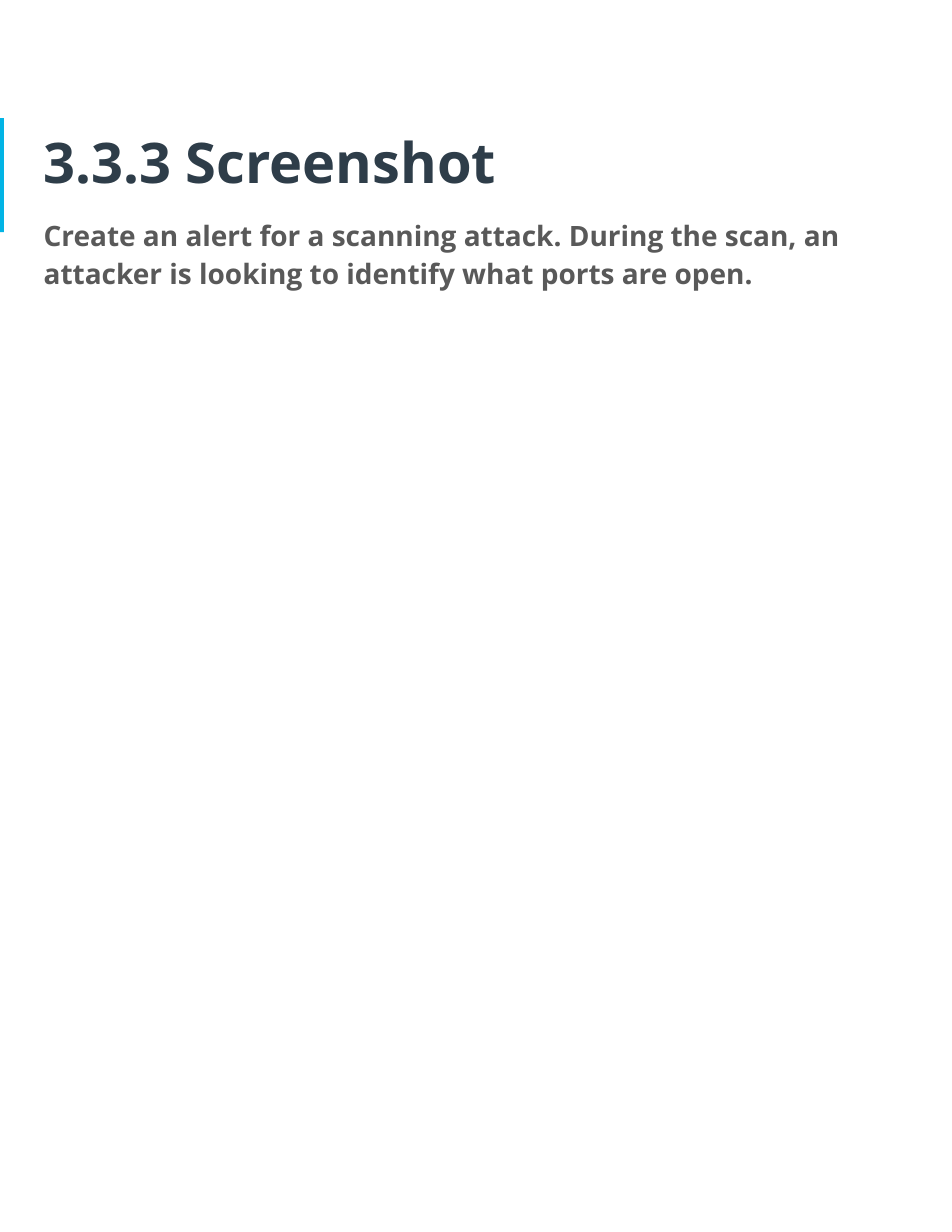
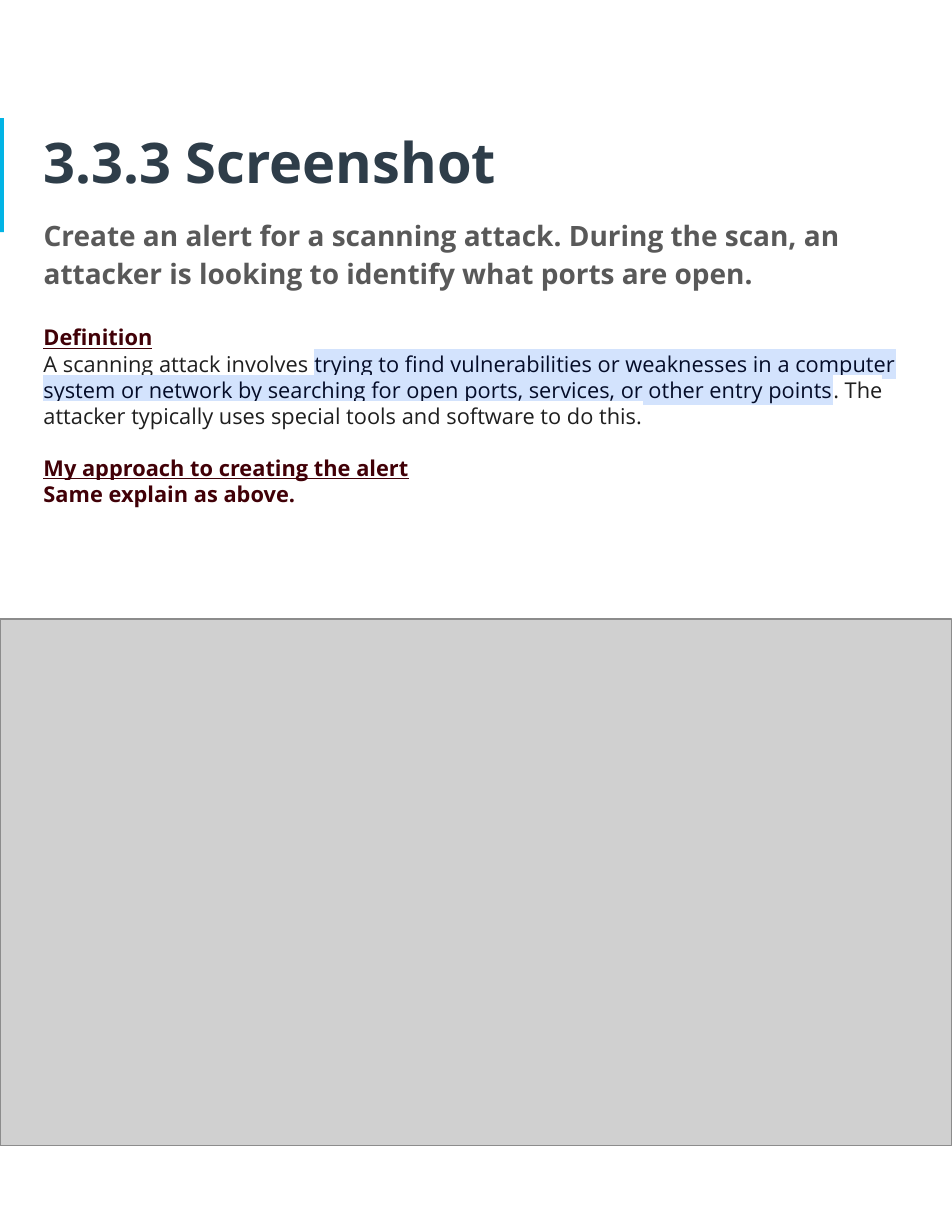
Before and after one commit to osman-software-engineer/enterprise-perimeter-and-network-security, a slide deck: slide 31 of phase-1/CyberSecurity Implementation Plan.pptx. Drawn at 952x1232 pixels with LibreOffice and Linux fonts; fonts in the diff are those of the drawing; grey boxes stand for pictures. Boxes give left, top, right and bottom in pixels: in the first picture for what was removed or moved away, otherwise in the second. Text is boxed around its words. In the diff, an @@ line names an element or a change of style, - is before the commit and + after.

```diff
--- a/phase-1/CyberSecurity Implementation Plan.pptx
+++ b/phase-1/CyberSecurity Implementation Plan.pptx
@@ text added at (x1=43, y1=328, x2=894, y2=508), 14 pt, text #040C28 @@
+Definition
+A scanning attack involves trying to find vulnerabilities or weaknesses in a computer system or network by searching for open ports, services, or other entry points. The attacker typically uses special tools and software to do this.
+My approach to creating the alert
+Same explain as above.
@@ picture added at (x1=0, y1=619, x2=952, y2=1146) @@
```
Also in this commit, not shown: 14 other slides changed, 6 slides added.
